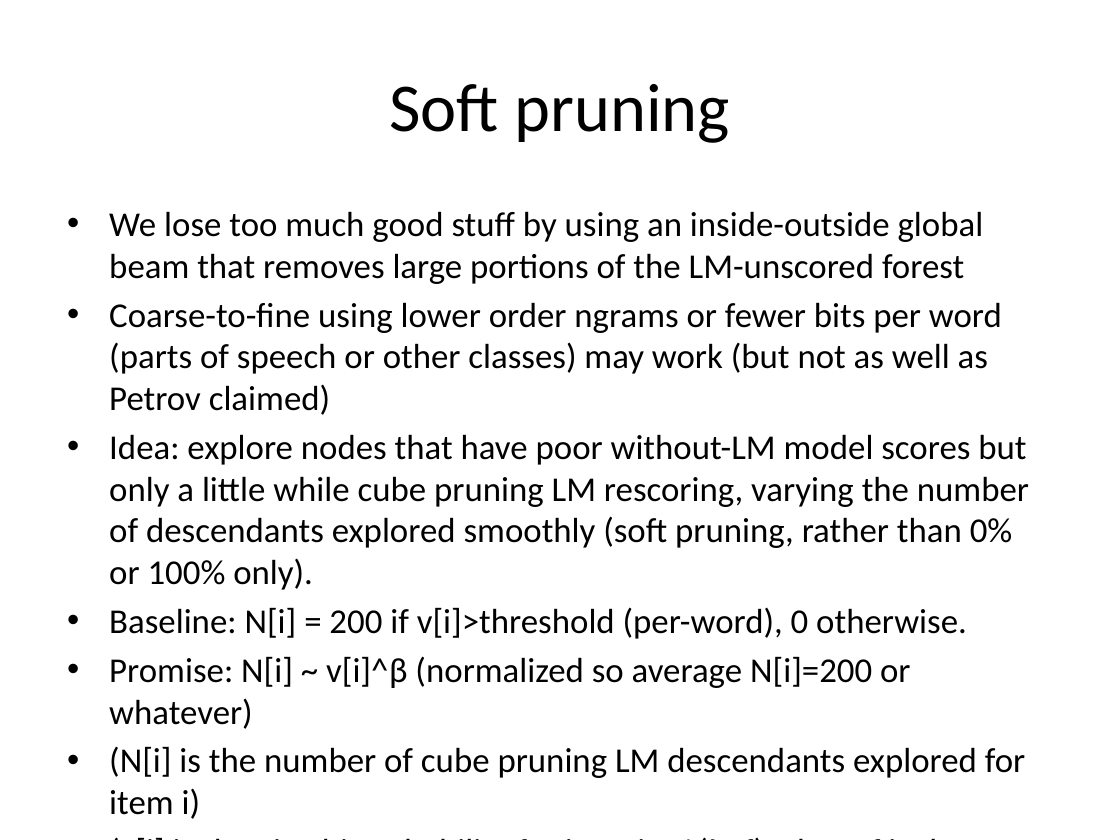
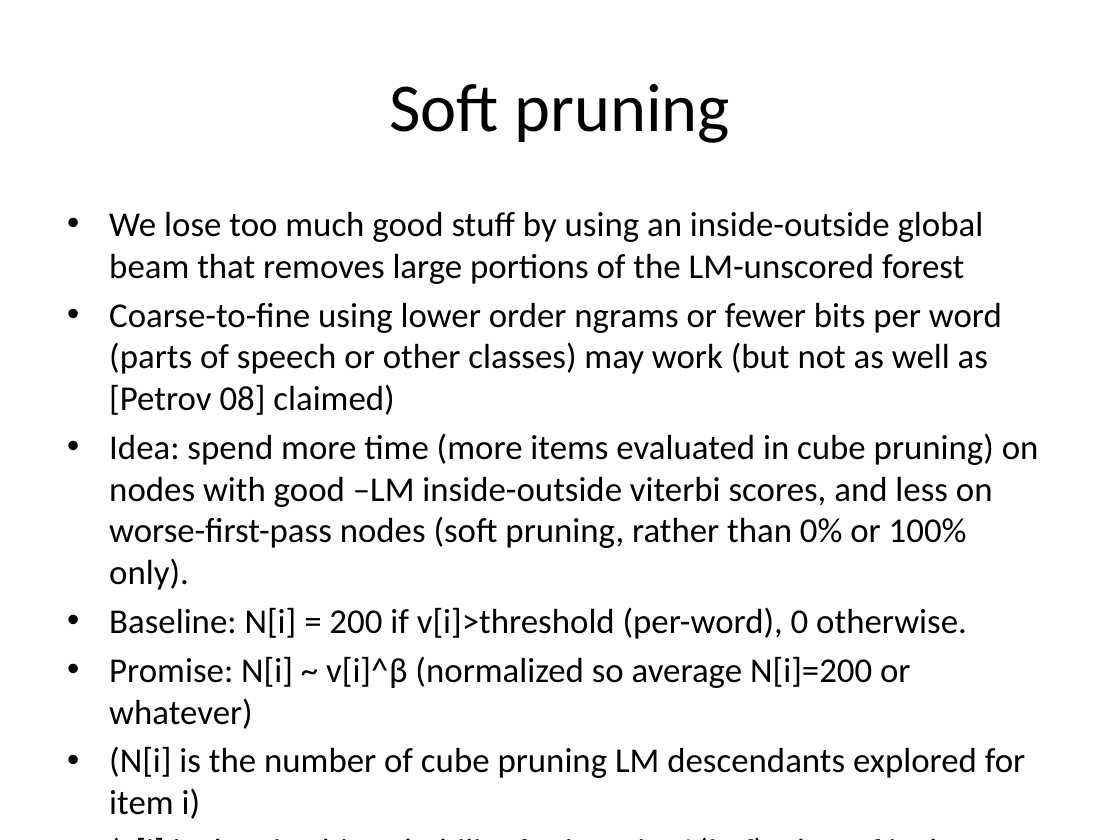
Before and after one commit to redpony/cdec, a slide deck: slide 8 of report/ws10-graehl.pptx. Drawn at 1120x840 pixels with LibreOffice and Linux fonts; fonts in the diff are those of the drawing. Boxes give left, top, right and bottom in pixels: in the first picture for what was removed or moved away, otherwise in the second. Text is boxed around its words. In the diff, an @@ line names an element or a change of style, - is before the commit and + after.

```diff
--- a/report/ws10-graehl.pptx
+++ b/report/ws10-graehl.pptx
@@ text at [109, 302, 1039, 590]: text changed @@
-• Coarse-to-fine using lower order ngrams or fewer bits per word (parts of speech or other classes) may work (but not as well as Petrov claimed)
-• Idea: explore nodes that have poor without-LM model scores but only a little while cube pruning LM rescoring, varying the number of descendants explored smoothly (soft pruning, rather than 0% or 100% only).
+• Coarse-to-fine using lower order ngrams or fewer bits per word (parts of speech or other classes) may work (but not as well as [Petrov 08] claimed)
+• Idea: spend more time (more items evaluated in cube pruning) on nodes with good –LM inside-outside viterbi scores, and less on worse-first-pass nodes (soft pruning, rather than 0% or 100% only).
```
Also in this commit, not shown: 6 other slides changed, 2 other files.
